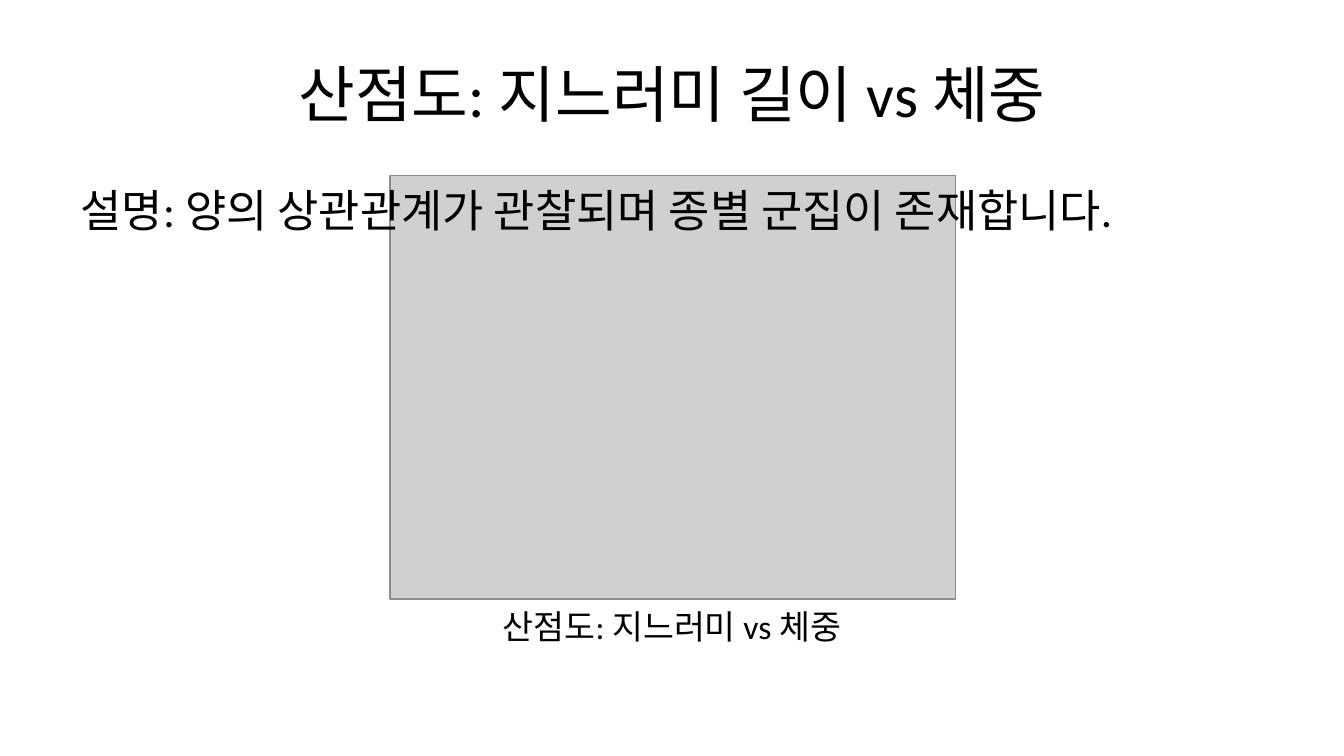
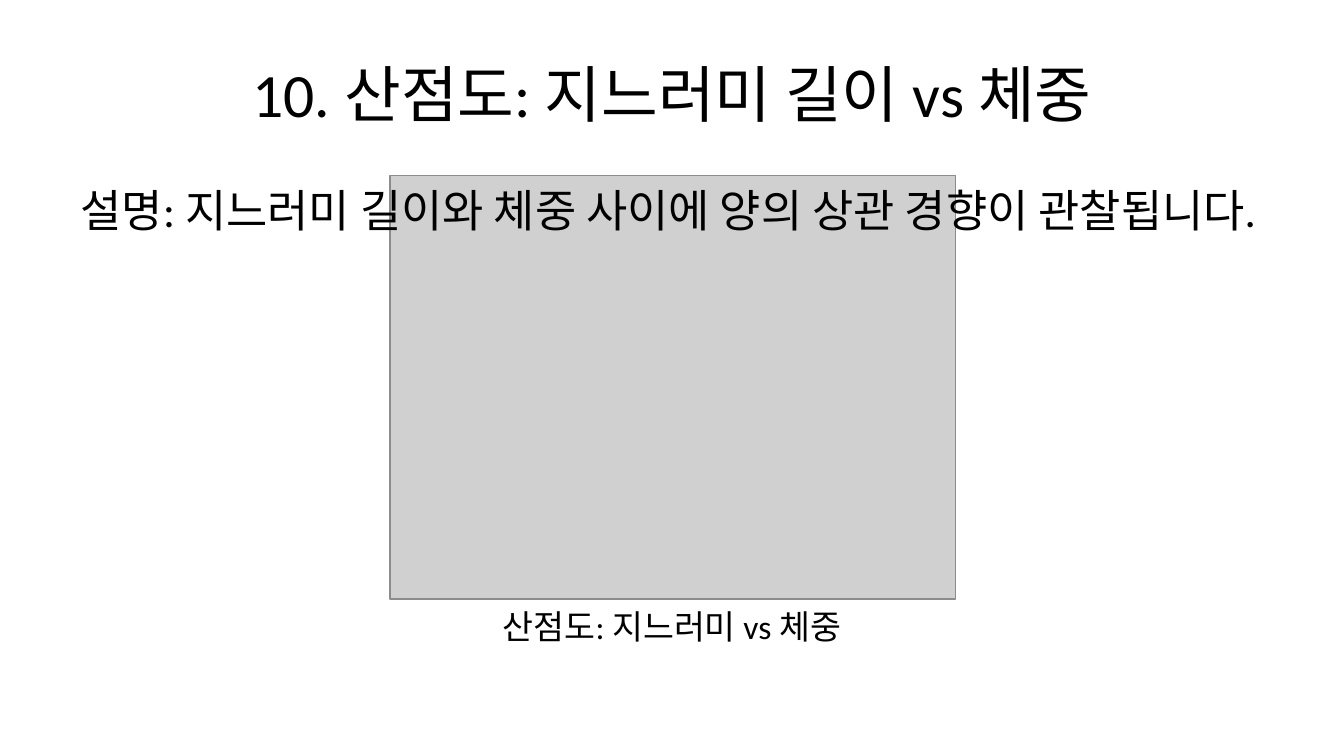
Before and after one commit to urbanrube/ICB_slide, a slide deck: slide 13 of output/slides.pptx. Drawn at 1344x756 pixels with LibreOffice and Linux fonts; fonts in the diff are those of the drawing; grey boxes stand for pictures. Boxes give left, top, right and bottom in pixels: in the first picture for what was removed or moved away, otherwise in the second. Text is boxed around its words. In the diff, an @@ line names an element or a change of style, - is before the commit and + after.

```diff
--- a/output/slides.pptx
+++ b/output/slides.pptx
@@ title at (253, 66, 1091, 122): text changed @@
-산점도: 지느러미 길이 vs 체중
+10. 산점도: 지느러미 길이 vs 체중
@@ text at (81, 182, 1256, 239): text changed @@
-설명: 양의 상관관계가 관찰되며 종별 군집이 존재합니다.
+설명: 지느러미 길이와 체중 사이에 양의 상관 경향이 관찰됩니다.
```
Also in this commit, not shown: 22 other slides changed, 3 slides added.
